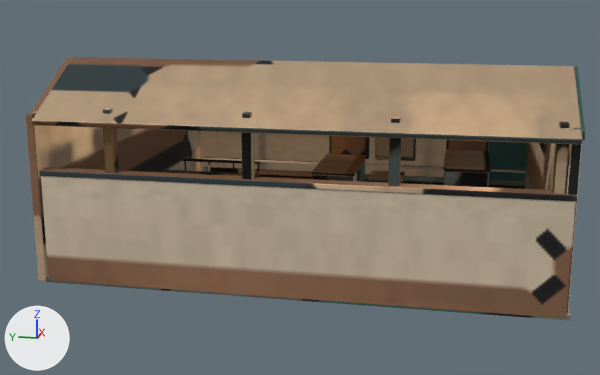
The glTF model public/room-art/compaii-atelier/gallery.glb as it was, and as the next commit left it.
Before and after are seen from a camera (50 mm lens) standing at (-22.78, -3.56, 6.77) and looking at (-0.46, 0.9, 1.19). The axes (+X, +Y, +Z) are drawn at lower left. The lights are the same throughout. The picture after the commit comes second. Vertices at exactly the same position are counted once.

Names of what the first picture shows: 'VIS · Collection gallery'.
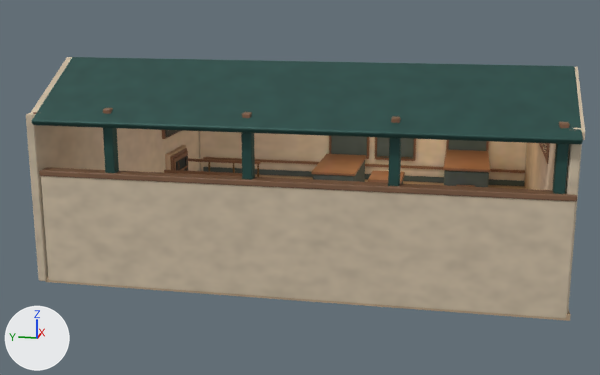
Commit message: Author the laboratory door and sign in the gallery

What differs and where, as boxes [x1, y1, x2, y2] in the pictures (600 x 375 px):
part 1 of me_cube_194, added: after [170, 148, 187, 170]
part 2 of me_cube_194, added: after [165, 145, 186, 170]
part 3 of me_cube_194, added (mostly hidden): after [165, 130, 179, 137]
part 4 of me_cube_194, added: after [162, 130, 189, 171]
part 5 of me_cube_194, surface changed: [26, 57, 585, 321] in both

What the commit changed:
Material 'Laboratory sign ivory' (mat_laboratory_sign_ivory) is new.
Its base color is (0.84, 0.72, 0.53) (beige #ecddc0).
Its roughness is 0.75.
Its emission color is (0.101, 0.0864, 0.0636) (brown #595347).
Its emission strength is 1.0.
me_cube_194 is used by ob_vis___collection_gallery; location (0.0, 0.0, 0.0).
me_cube_194 had 10788 vertices, 21120 faces and spanned x -6.11..5.92, y -5.89..6.06, z -1.03..5.03.
me_cube_194 now has 13452 vertices, 26360 faces and spans x -6.11..5.92, y -5.89..6.06, z -1.03..5.03.
me_cube_194 part 1: the loose piece of 96 vertices spanning x 2.14..3.86, y 5.86..6.06, z -1.01..0.1 is copied, and the copy is multiplied about its middle by the matrix ((0.876, 0.0, 0.0), (0.0, 0.398, 0.0), (0.0, 0.0, 1.874)), then moved by (0.0, -0.27, 0.74), in mat_dark_oiled_oak; it spans x 2.25..3.75, y 5.65..5.74, z -0.75..1.32.
me_cube_194 part 2: the loose piece of 96 vertices spanning x 2.14..3.86, y 5.86..6.06, z -1.01..0.1 is copied, and the copy is scaled about its middle by (0.972, 0.844, 1.95), then moved by (0.0, -0.16, 0.78); it spans x 2.16..3.84, y 5.71..5.89, z -0.76..1.4.
me_cube_194 part 3: the loose piece of 96 vertices spanning x 2.14..3.86, y 5.86..6.06, z -1.01..0.1 is copied, and the copy is scaled about its middle by (1.19, 0.152, 0.341), then moved by (0.0, -0.22, 2.65), in mat_blue_gunmetal; it spans x 1.99..4.01, y 5.72..5.76, z 2.01..2.39.
me_cube_194 part 4: 932 vertices added at x 1.92..4.07, y 5.59..5.86, z -0.72..2.44.
me_cube_194 part 5: 21108 kept faces spanning x -6.11..5.92, y -5.89..6.06, z -1.03..5.03 get new texture (UV) coordinates.
Other edits to the shape of me_cube_194 do not show in these pictures.
me_cube_194 gains material mat_laboratory_sign_ivory (beige #ecddc0).
